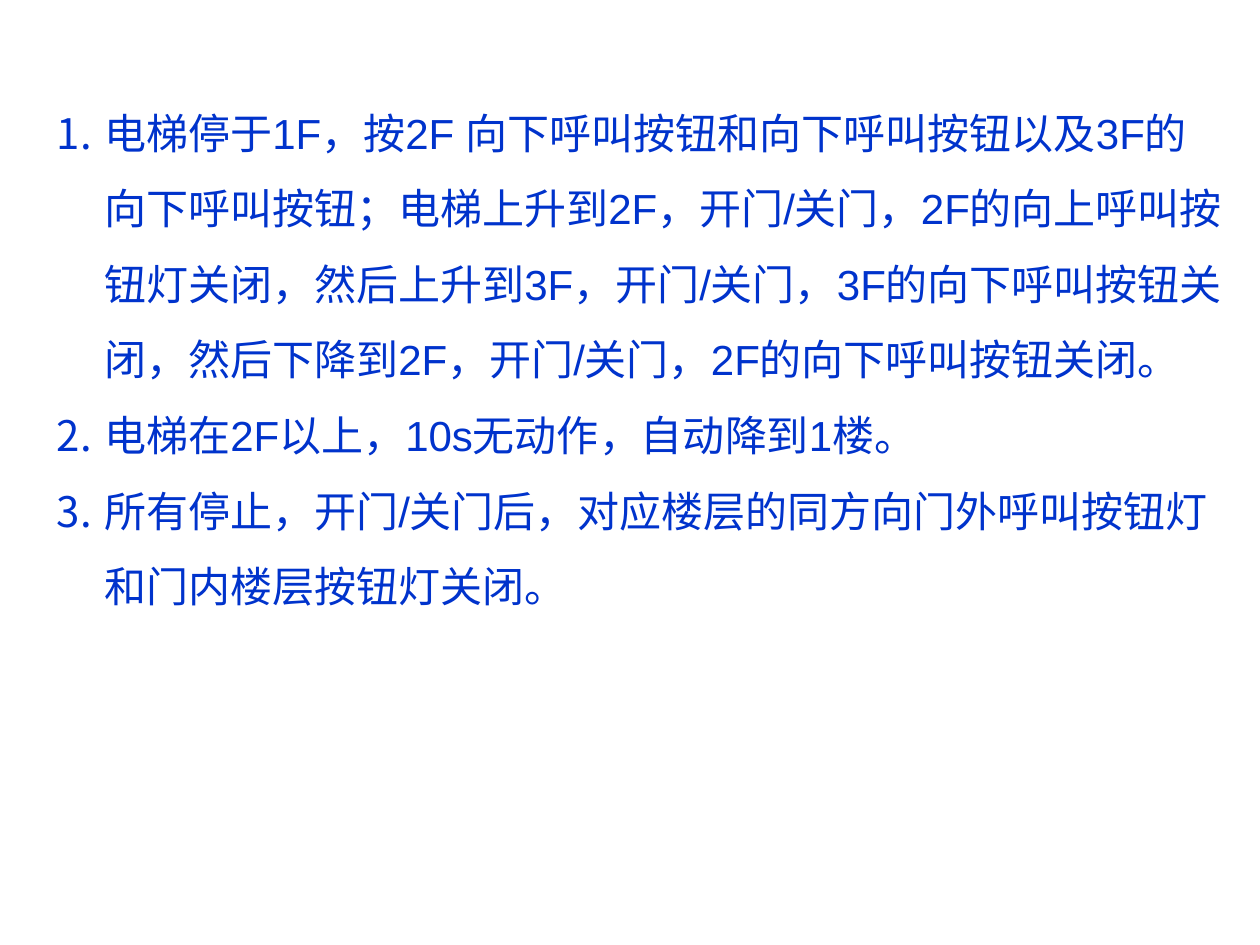
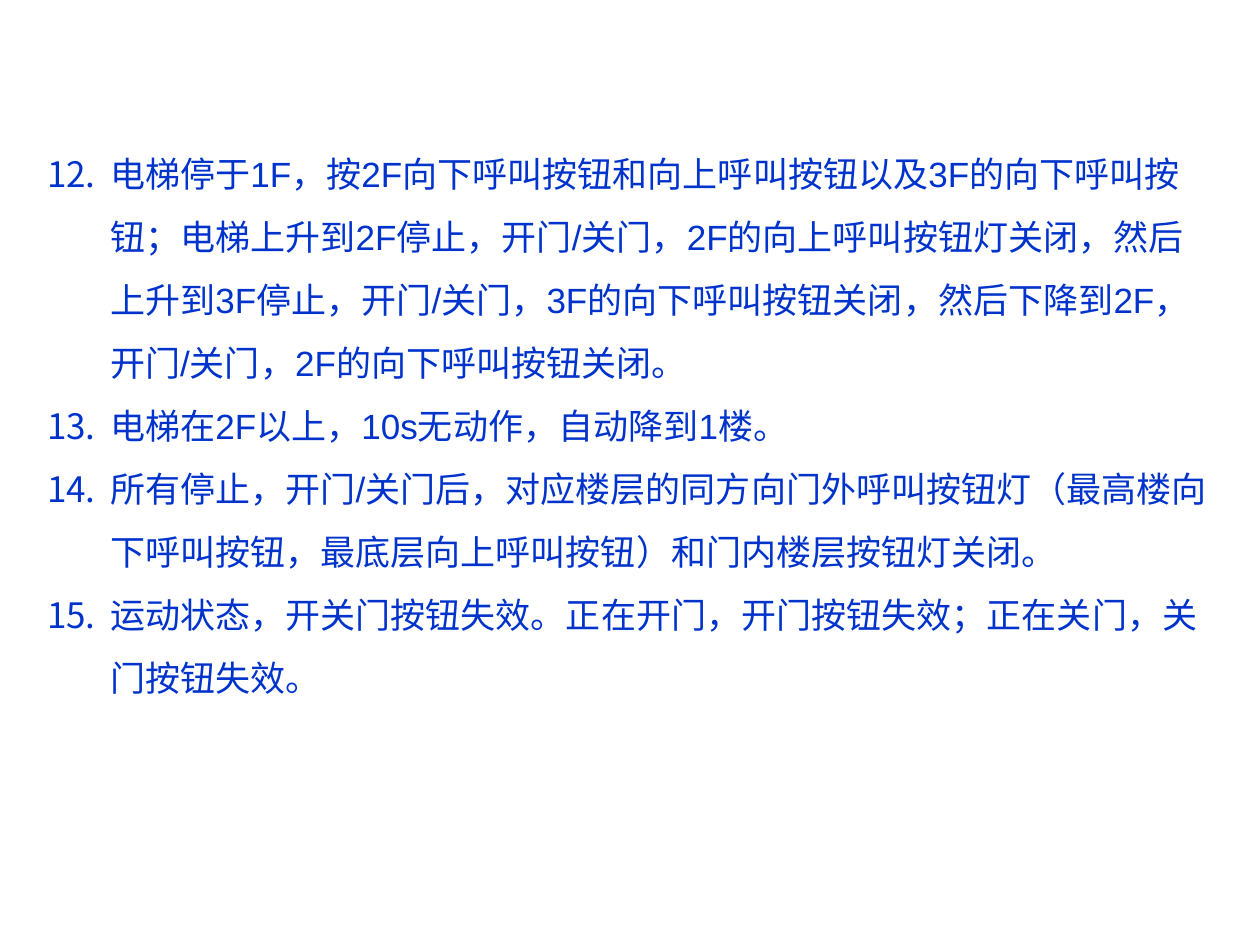
Before and after one commit to jtrfid/C-Repositories, a slide deck: slide 40 of C语言课程设计/2016/Garage_mfc/状态和状态机.pptx (slide 37 before the commit). Drawn at 1260x945 pixels with LibreOffice and Linux fonts; fonts in the diff are those of the drawing; background and template pictures are left out. Boxes give left, top, right and bottom in pixels: in the first picture for what was removed or moved away, otherwise in the second. Text is boxed around its words. In the diff, an @@ line names an element or a change of style, - is before the commit and + after.

Commit message:
修订状态和状态机.pptx

```diff
--- a/C语言课程设计/2016/Garage_mfc/状态和状态机.pptx
+++ b/C语言课程设计/2016/Garage_mfc/状态和状态机.pptx
@@ text "电梯停于1F，按2F向下呼叫按钮和向上呼叫按钮以及3F的向下呼叫按钮；电梯上升到2F停止，开门/关门，2F的向上呼叫按钮 ...": place and size @@
-text "电梯停于1F，按2F向下呼叫按钮和向上呼叫按钮以及3F的向下呼叫按钮；电梯上升到2F停止，开门/关门，2F的向上呼叫按钮 ..." at (104,113,1222,606)
+text "电梯停于1F，按2F向下呼叫按钮和向上呼叫按钮以及3F的向下呼叫按钮；电梯上升到2F停止，开门/关门，2F的向上呼叫按钮 ..." at (110,157,1207,694)
@@ text at (110,157,1189,380): text changed; size 24 to 20 pt @@
-1. 电梯停于1F，按2F 向下呼叫按钮和向下呼叫按钮以及3F的向下呼叫按钮；电梯上升到2F，开门/关门，2F的向上呼叫按钮灯关闭，然后上升到3F，开门/关门，3F的向下呼叫按钮关闭，然后下降到2F，开门/关门，2F的向下呼叫按钮关闭。
+12. 电梯停于1F，按2F向下呼叫按钮和向上呼叫按钮以及3F的向下呼叫按钮；电梯上升到2F停止，开门/关门，2F的向上呼叫按钮灯关闭，然后上升到3F停止，开门/关门，3F的向下呼叫按钮关闭，然后下降到2F，开门/关门，2F的向下呼叫按钮关闭。
@@ text at (110,409,788,443): size 24 to 20 pt in "电梯在2F以上，10s无动作，自动降到1楼。"; indent changed @@
@@ text at (110,472,1207,694): text changed; size 24 to 20 pt @@
-3. 所有停止，开门/关门后，对应楼层的同方向门外呼叫按钮灯和门内楼层按钮灯关闭。
+14. 所有停止，开门/关门后，对应楼层的同方向门外呼叫按钮灯（最高楼向下呼叫按钮，最底层向上呼叫按钮）和门内楼层按钮灯关闭。
+15. 运动状态，开关门按钮失效。正在开门，开门按钮失效；正在关门，关门按钮失效。
```
Also in this commit, not shown: 9 other slides changed, 5 slides added, 1 slide removed.
